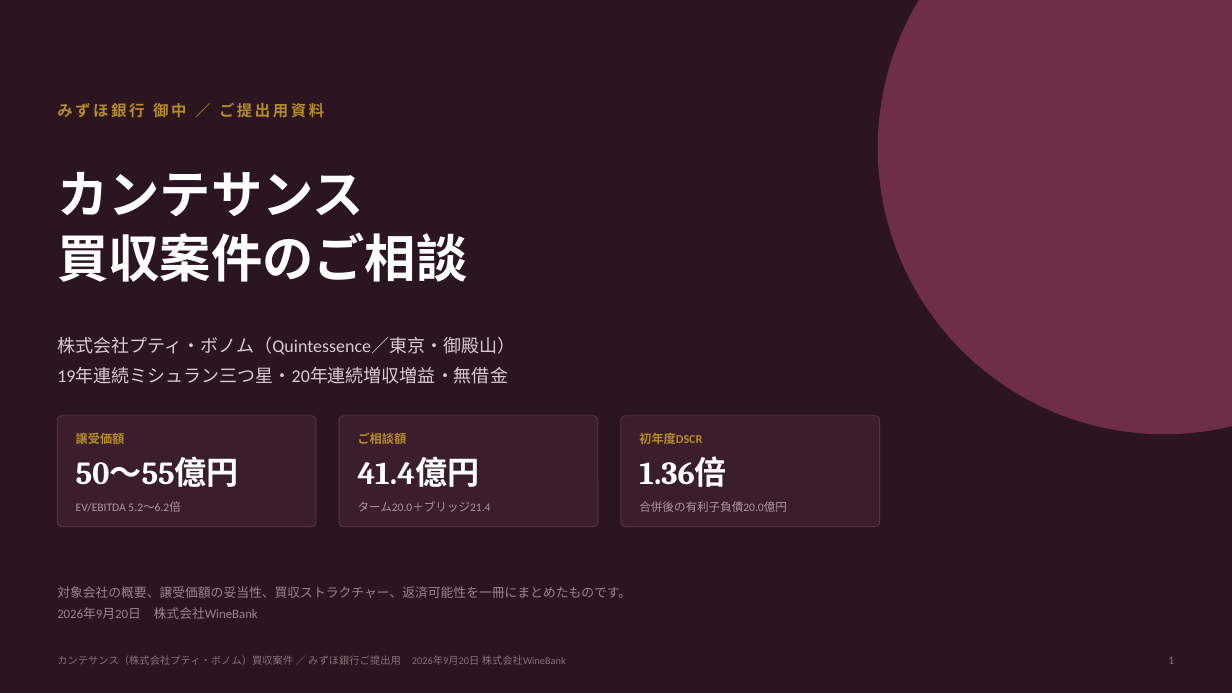
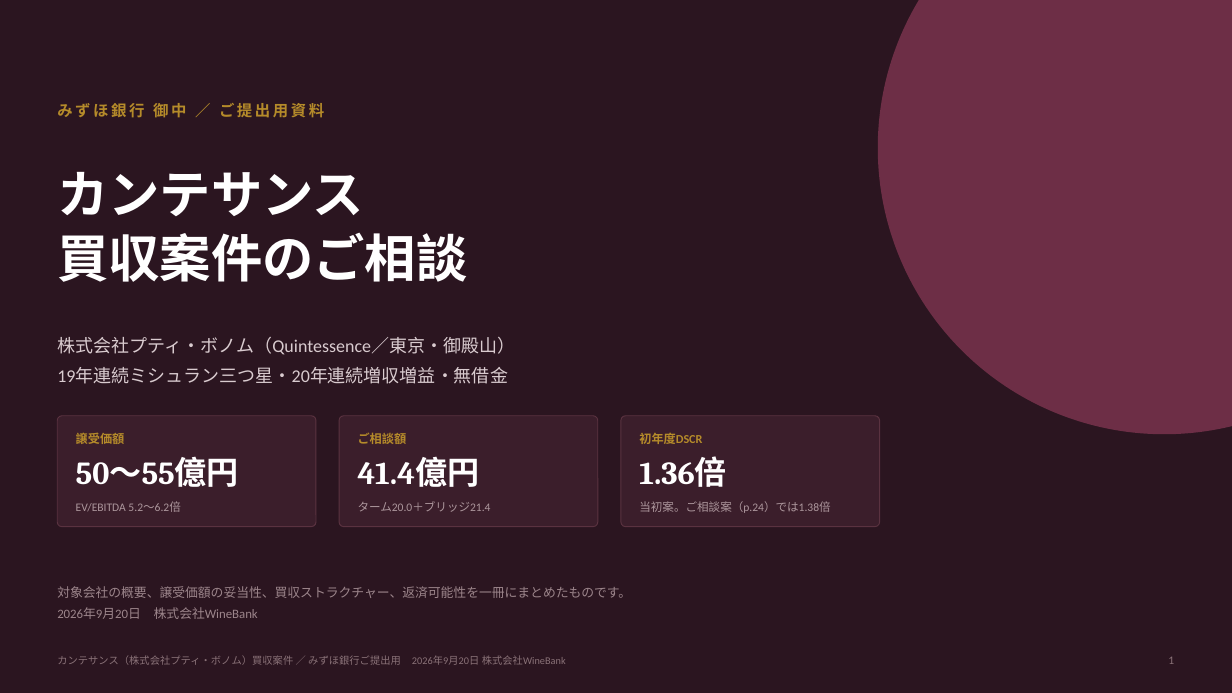
Before and after one commit to nakano-winebank/wine-auction, a slide deck: slide 1 of M&A/カンテサンス/カンテサンス_銀行ご提出用資料.pptx. Drawn at 1232x693 pixels with LibreOffice and Linux fonts; fonts in the diff are those of the drawing. Boxes give left, top, right and bottom in pixels: in the first picture for what was removed or moved away, otherwise in the second. Text is boxed around its words. In the diff, an @@ line names an element or a change of style, - is before the commit and + after.

```diff
--- a/M&A/カンテサンス/カンテサンス_銀行ご提出用資料.pptx
+++ b/M&A/カンテサンス/カンテサンス_銀行ご提出用資料.pptx
@@ text at [639,501,830,513]: text changed @@
-合併後の有利子負債20.0億円
+当初案。ご相談案（p.24）では1.38倍
```
Also in this commit, not shown: 6 other slides changed, 3 slides added, 4 other files.
